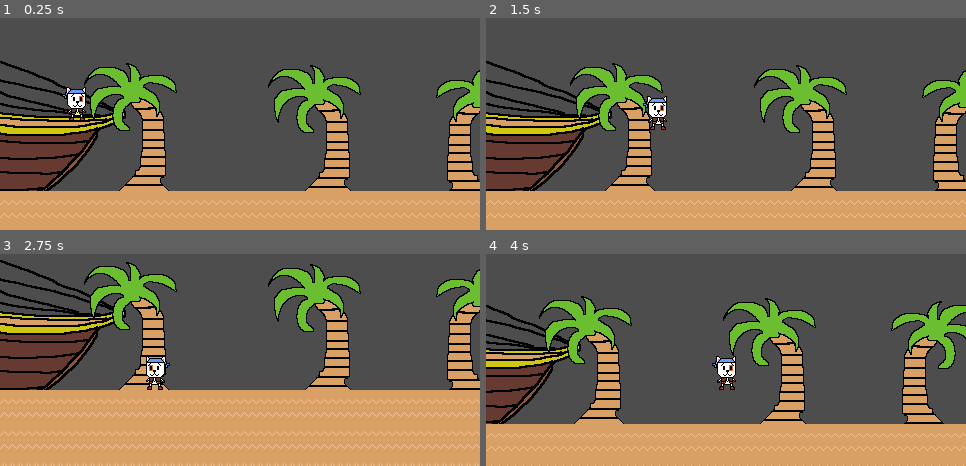
Above: before the commit, frames 1-4 (two rows, left to right).
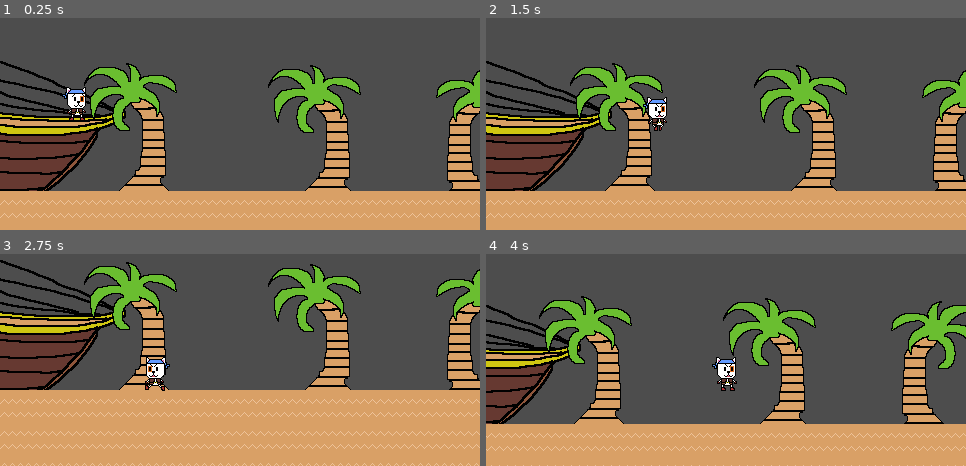
Above: after the commit, the same moments.

Repository: HeyNeek/CaptainCatsAdventure
Game: Godot game, scene res://scenes/basic_island_level_1.tscn
Two runs of this game, one before a commit and one after it. Both use one fixed random seed, a clock stepped at 60 frames per second and the inputs below. This scene is started directly instead of the project's main scene.
Inputs:
- Up to frame 1 (0.25 s): no input
- Up to frame 2 (1.5 s): hold D (move_cat_right) from 0.53 s (still down); tap N (no_action) at 0.6, 1.35 s; tap Space (cat_jump) at 0.77 s
- Up to frame 3 (2.75 s): tap Space (cat_jump) at 1.52 s; release D (move_cat_right) at 2.03 s; hold A (move_cat_left) from 2.03 s (still down); tap N (no_action) at 2.1 s
- Up to frame 4 (4 s): release A (move_cat_left) at 2.78 s; hold D (move_cat_right) from 2.78 s (still down); tap N (no_action) at 2.85, 3.6 s; tap Space (cat_jump) at 3.02, 3.77 s

The runs differ from the first frame. In frame 1, less than 0.1% of the frame differs, in the area x 14-18%, y 35-42%; in frame 2, 0.3%, in the area x 32-38%, y 36-54%; in frame 3, 0.3%; in frame 4, 0.3%.

Commit message:
added basic animations for captain cat

Diff:
--- a/scenes/captain_cat.tscn
+++ b/scenes/captain_cat.tscn
@@ -1,7 +1,77 @@
-[gd_scene load_steps=4 format=3 uid="uid://cm02t5caihvab"]
+[gd_scene load_steps=14 format=3 uid="uid://cm02t5caihvab"]
 
 [ext_resource type="Script" path="res://scripts/captain_cat.gd" id="1_dg0nh"]
-[ext_resource type="Texture2D" uid="uid://562l2ufecee7" path="res://assets/sprites/captain_cat_sprite.png" id="1_do5aw"]
+[ext_resource type="Texture2D" uid="uid://kejjbclodssf" path="res://assets/sprites/Sprite Sheets/captain_cat_idle_sheet.png" id="2_o0hxy"]
+[ext_resource type="Texture2D" uid="uid://if4iqurafh3c" path="res://assets/sprites/Sprite Sheets/captain_cat_basic_walking_sheet.png" id="3_lgv4t"]
+
+[sub_resource type="AtlasTexture" id="AtlasTexture_st66g"]
+atlas = ExtResource("2_o0hxy")
+region = Rect2(0, 0, 64, 64)
+
+[sub_resource type="AtlasTexture" id="AtlasTexture_hctlg"]
+atlas = ExtResource("2_o0hxy")
+region = Rect2(64, 0, 64, 64)
+
+[sub_resource type="AtlasTexture" id="AtlasTexture_33xcm"]
+atlas = ExtResource("2_o0hxy")
+region = Rect2(128, 0, 64, 64)
+
+[sub_resource type="AtlasTexture" id="AtlasTexture_3o1rr"]
+atlas = ExtResource("2_o0hxy")
+region = Rect2(192, 0, 64, 64)
+
+[sub_resource type="AtlasTexture" id="AtlasTexture_ofuw8"]
+atlas = ExtResource("3_lgv4t")
+region = Rect2(64, 0, 64, 64)
+
+[sub_resource type="AtlasTexture" id="AtlasTexture_jasv1"]
+atlas = ExtResource("3_lgv4t")
+region = Rect2(128, 0, 64, 64)
+
+[sub_resource type="AtlasTexture" id="AtlasTexture_xt3i0"]
+atlas = ExtResource("3_lgv4t")
+region = Rect2(192, 0, 64, 64)
+
+[sub_resource type="AtlasTexture" id="AtlasTexture_gno8n"]
+atlas = ExtResource("3_lgv4t")
+region = Rect2(0, 0, 64, 64)
+
+[sub_resource type="SpriteFrames" id="SpriteFrames_lrmnd"]
+animations = [{
+"frames": [{
+"duration": 1.0,
+"texture": SubResource("AtlasTexture_st66g")
+}, {
+"duration": 1.0,
+"texture": SubResource("AtlasTexture_hctlg")
+}, {
+"duration": 1.0,
+"texture": SubResource("AtlasTexture_33xcm")
+}, {
+"duration": 1.0,
+"texture": SubResource("AtlasTexture_3o1rr")
+}],
+"loop": true,
+"name": &"idle",
+"speed": 3.0
+}, {
+"frames": [{
+"duration": 1.0,
+"texture": SubResource("AtlasTexture_ofuw8")
+}, {
+"duration": 1.0,
+"texture": SubResource("AtlasTexture_jasv1")
+}, {
+"duration": 1.0,
+"texture": SubResource("AtlasTexture_xt3i0")
+}, {
+"duration": 1.0,
+"texture": SubResource("AtlasTexture_gno8n")
+}],
+"loop": true,
+"name": &"running",
+"speed": 5.0
+}]
 
 [sub_resource type="RectangleShape2D" id="RectangleShape2D_hsb4g"]
 size = Vector2(19, 31)
@@ -11,8 +81,11 @@
 collision_mask = 4
 script = ExtResource("1_dg0nh")
 
-[node name="Sprite2D" type="Sprite2D" parent="."]
-texture = ExtResource("1_do5aw")
+[node name="AnimatedSprite2D" type="AnimatedSprite2D" parent="."]
+sprite_frames = SubResource("SpriteFrames_lrmnd")
+animation = &"running"
+autoplay = "idle"
+frame_progress = 0.267561
 
 [node name="CollisionShape2D" type="CollisionShape2D" parent="."]
 position = Vector2(0.5, 3.5)
--- a/scripts/basic_island_level_1.gd
+++ b/scripts/basic_island_level_1.gd
@@ -25,6 +25,7 @@
 	if body.name == "CaptainCat":
 		print("Hi captain cat! :3")
 		body.is_active = false
+		body.captain_cat_sprite.play("idle")
 		should_decide_to_leave = true
 
 		board_ship_message_instance = board_ship_message_scene.instantiate()
--- a/scripts/captain_cat.gd
+++ b/scripts/captain_cat.gd
@@ -1,6 +1,6 @@
 extends CharacterBody2D
 
-@onready var captain_cat_sprite = $Sprite2D
+@onready var captain_cat_sprite = $AnimatedSprite2D
 @onready var captain_cat_camera = $Camera2D
 
 const SPEED = 100
@@ -17,6 +17,8 @@
 	captain_cat_camera.limit_bottom = 671
 
 func _physics_process(delta):
+	handle_animation()
+
 	if is_active:
 		handle_movement(delta)
 		move_and_slide()
@@ -43,3 +45,10 @@
 
 	if self.velocity.x < -100:
 		self.velocity.x = -100
+
+func handle_animation():
+	if self.velocity.x == 0:
+		captain_cat_sprite.play("idle")
+
+	if self.velocity.x > 0 || self.velocity.x < 0:
+		captain_cat_sprite.play("running")
Binary file added: assets/sprites/Sprite Sheets/captain_cat_basic_walking_sheet.png
Not shown, added: assets/sprites/Sprite Sheets/captain_cat_basic_walking_sheet.png.import
Binary file added: assets/sprites/Sprite Sheets/captain_cat_idle_sheet.png
Not shown, added: assets/sprites/Sprite Sheets/captain_cat_idle_sheet.png.import
Binary file added: assets/sprites/Sprite Sheets/captain_cat_sprite.png
Not shown, added: assets/sprites/Sprite Sheets/captain_cat_sprite.png.import
